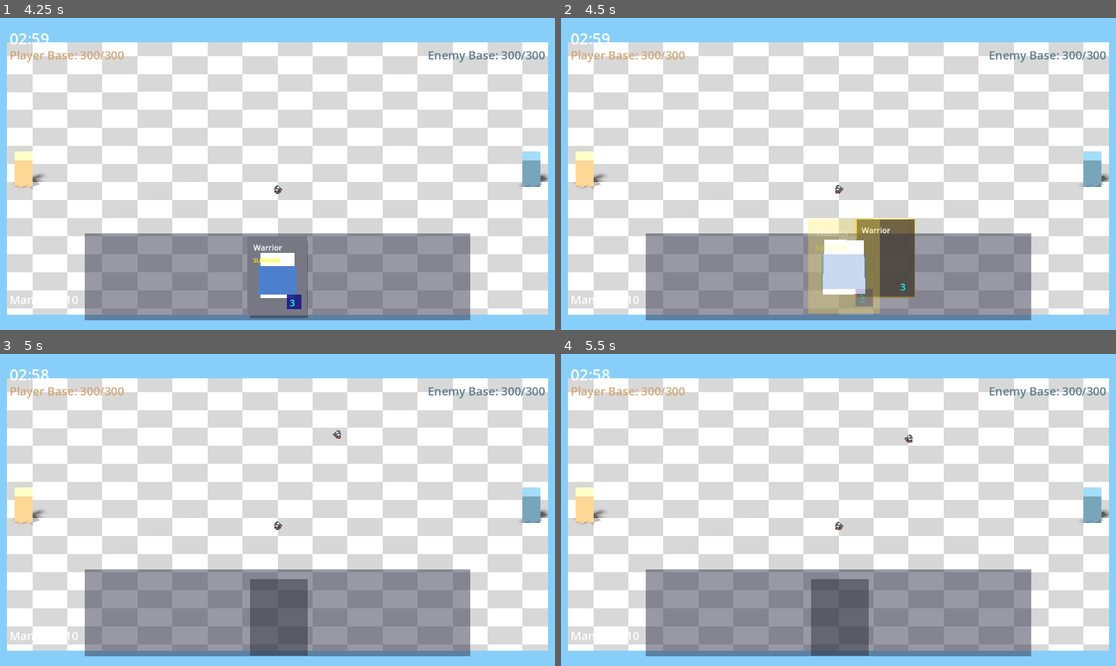
Above: before the commit, frames 1-4 (two rows, left to right).
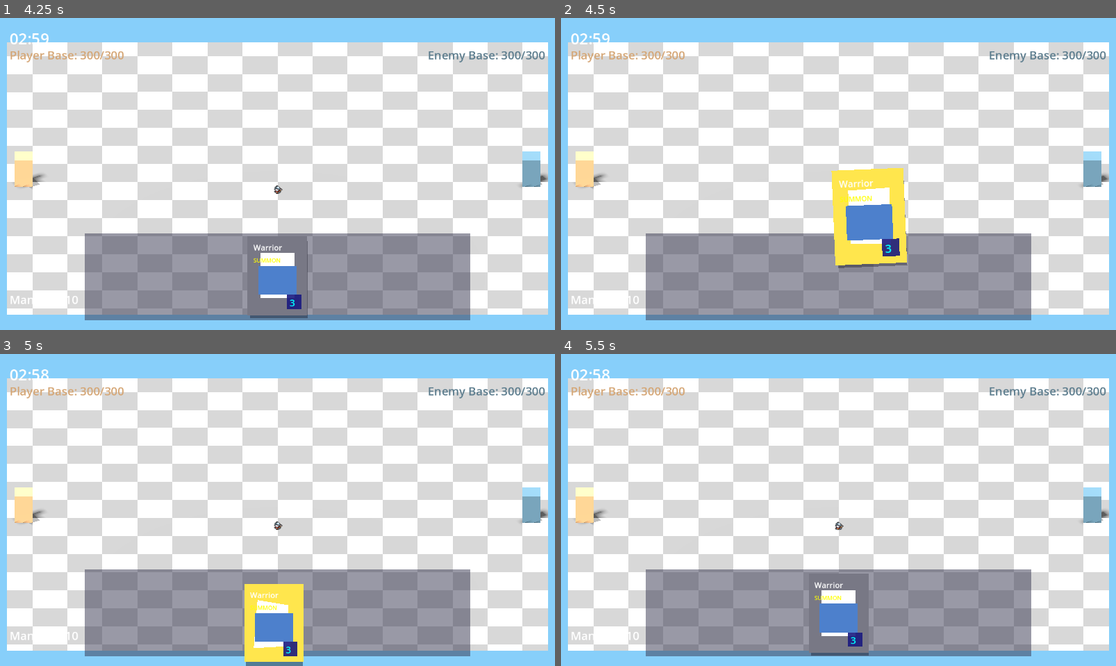
Above: after the commit, the same moments.

Repository: amari-charles/project-summoner
Game: Godot game, scene res://scenes/ui/main_menu.tscn
The game is run twice, just before and just after one commit, with the same random seed, the same clock (stepped at 60 frames per second) and the same inputs.
Inputs (mouse positions are in pixels of both pictures, inside the frame that each line leads up to):
- Up to frame 1 (4.25 s): click "PLAY" at 0.5 s; click "SELECT" at 1.25 s; click "CHOOSE WARRIOR" at 2 s; click (177, 99) at 2.75 s; click "START BATTLE" at 3.5 s
- Up to frame 2 (4.5 s): tap Enter at 4.25 s; drag from (838, 276) to (894, 105) at 4.27 s
- Up to frame 3 (5 s): no input
- Up to frame 4 (5.5 s): drag from (727, 525) to (810, 572) at 5.02 s

Frame 1 is identical in both runs. In frame 2, 7.3% of the frame differs, in the area x 44-64%, y 48-95%; in frame 3, 3.2%; in frame 4, 2.0%.

Commit message:
Make actual card follow mouse during drag (not a preview)
- Card itself now moves when dragging (not a simplified preview)
- Removed _create_drag_preview() - no longer needed
- Card follows mouse with drag_offset for natural feel
- All visual effects (shader, shadow, rotation) work during drag
- Animates back to original position if drag cancelled
- Z-index 100 while dragging to appear above everything
- Scale stays at HOVER_SCALE during drag for emphasis

Diff:
--- a/scripts/ui/hand_ui.gd
+++ b/scripts/ui/hand_ui.gd
@@ -33,6 +33,10 @@
 	# Shadow duplicate
 	var shadow_card: Control
 
+	# Drag state
+	var is_being_dragged: bool = false
+	var drag_offset: Vector2 = Vector2.ZERO
+
 	# Animation constants
 	const HOVER_OFFSET = -40.0  # How much card rises (negative = up)
 	const HOVER_SCALE = 1.2     # Scale multiplier when hovered
@@ -82,6 +86,11 @@
 		_start_idle_animation()
 
 	func _process(delta: float) -> void:
+		# If being dragged, follow mouse
+		if is_being_dragged:
+			global_position = get_global_mouse_position() - drag_offset
+			z_index = 100  # Above everything while dragging
+
 		# Update velocity for rotation
 		var current_pos = global_position
 		velocity = (current_pos - previous_position) / delta if delta > 0 else Vector2.ZERO
@@ -210,7 +219,7 @@
 		)
 
 	## Start dragging this card
-	func _get_drag_data(_at_position: Vector2) -> Variant:
+	func _get_drag_data(at_position: Vector2) -> Variant:
 		if not hand_ui or not hand_ui.summoner:
 			return null
 
@@ -218,16 +227,21 @@
 		if hand_ui.summoner.mana < card.mana_cost:
 			return null
 
-		# Hide shadow while dragging
-		if shadow_card:
-			shadow_card.visible = false
-
-		# Create drag preview
-		var preview = _create_drag_preview()
-		set_drag_preview(preview)
-
-		# Hide the original card while dragging
-		modulate.a = 0.3  # Make semi-transparent
+		# Start dragging the actual card
+		is_being_dragged = true
+		drag_offset = at_position  # Where on the card we clicked
+
+		# Stop any animations
+		if hover_tween and hover_tween.is_valid():
+			hover_tween.kill()
+		if idle_tween and idle_tween.is_valid():
+			idle_tween.kill()
+
+		# Scale up slightly while dragging
+		scale = Vector2(HOVER_SCALE, HOVER_SCALE)
+
+		# Don't use a preview - we're moving the actual card
+		set_drag_preview(Control.new())  # Empty preview
 
 		# Return drag data
 		return {
@@ -236,49 +250,25 @@
 			"source": "hand"
 		}
 
-	## Create visual preview while dragging
-	func _create_drag_preview() -> Control:
-		var preview = Control.new()
-
-		# Semi-transparent card background
-		var bg = ColorRect.new()
-		bg.size = Vector2(CARD_WIDTH, CARD_HEIGHT)
-		bg.color = Color(0.2, 0.2, 0.3, 0.7)
-		preview.add_child(bg)
-
-		# Glowing border
-		var border = ColorRect.new()
-		border.size = Vector2(CARD_WIDTH + 4, CARD_HEIGHT + 4)
-		border.position = Vector2(-2, -2)
-		border.color = Color(1.0, 0.8, 0.0, 0.8)
-		border.z_index = -1
-		preview.add_child(border)
-
-		# Card name
-		var name_label = Label.new()
-		name_label.text = card.card_name
-		name_label.position = Vector2(10, 10)
-		name_label.add_theme_font_size_override("font_size", 16)
-		preview.add_child(name_label)
-
-		# Mana cost
-		var cost_label = Label.new()
-		cost_label.text = str(int(card.mana_cost))
-		cost_label.position = Vector2(CARD_WIDTH - 30, CARD_HEIGHT - 35)
-		cost_label.add_theme_font_size_override("font_size", 20)
-		cost_label.add_theme_color_override("font_color", Color.CYAN)
-		preview.add_child(cost_label)
-
-		return preview
-
 	## Called when drag ends (whether successful or cancelled)
 	func _notification(what: int) -> void:
 		if what == NOTIFICATION_DRAG_END:
-			# Restore card visibility
-			modulate.a = 1.0
-			# Restore shadow visibility
-			if shadow_card:
-				shadow_card.visible = true
+			is_being_dragged = false
+
+			# Animate back to original position
+			var return_tween = create_tween()
+			return_tween.set_parallel(true)
+			return_tween.set_trans(Tween.TRANS_BACK)
+			return_tween.set_ease(Tween.EASE_OUT)
+
+			return_tween.tween_property(self, "position", base_position, 0.3)
+			return_tween.tween_property(self, "scale", base_scale, 0.3)
+			return_tween.tween_property(self, "rotation", 0.0, 0.3)
+
+			return_tween.finished.connect(func():
+				z_index = 0
+				_start_idle_animation()
+			)
 
 	## Allow clicking to select card
 	func _gui_input(event: InputEvent) -> void:
